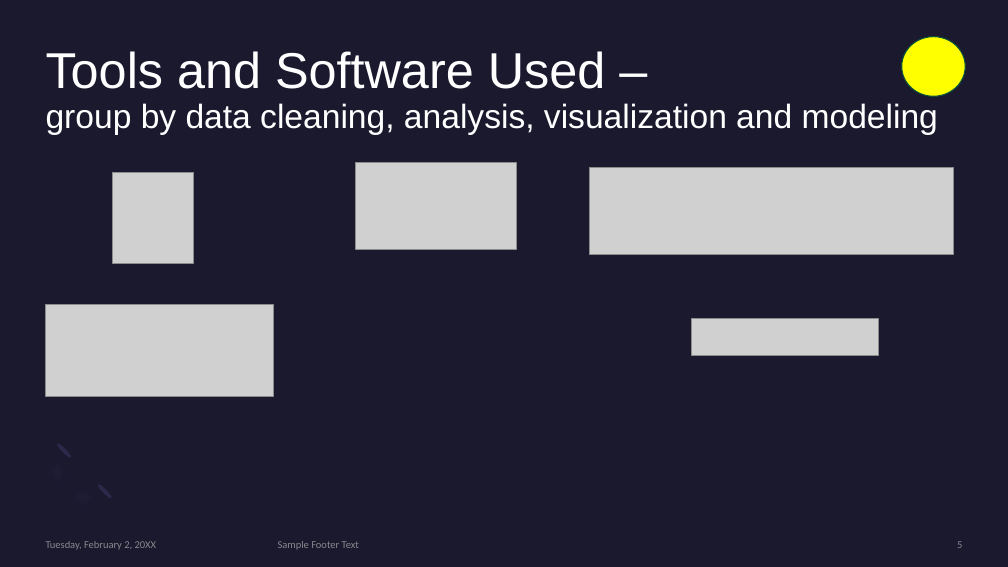
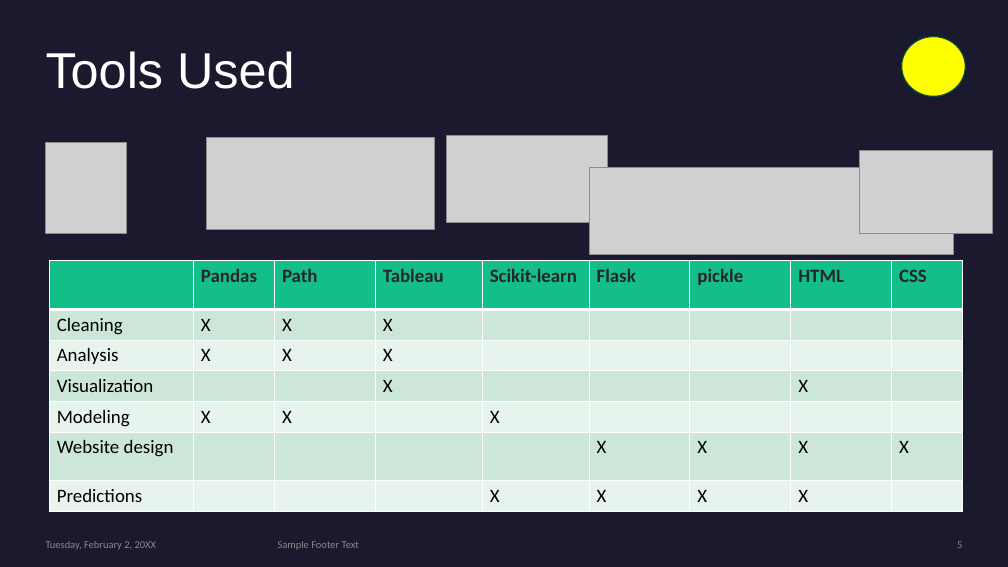
Before and after one commit to CMccormick0003/Data_Science_Salary_Trends, a slide deck: slide 5 of Presentation/draft_presentation_salaries_2023.pptx. Drawn at 1008x567 pixels with LibreOffice and Linux fonts; fonts in the diff are those of the drawing; grey boxes stand for pictures. Boxes give left, top, right and bottom in pixels: in the first picture for what was removed or moved away, otherwise in the second. Text is boxed around its words. In the diff, an @@ line names an element or a change of style, - is before the commit and + after.

```diff
--- a/Presentation/draft_presentation_salaries_2023.pptx
+++ b/Presentation/draft_presentation_salaries_2023.pptx
@@ title at (46, 51, 295, 89): text changed; size 32 to 48 pt @@
-Tools and Software Used –
-group by data cleaning, analysis, visualization and modeling
+Tools Used
@@ picture: place and size @@
-picture at (113, 172, 194, 263)
+picture at (45, 142, 126, 233)
@@ picture: place and size @@
-picture at (45, 304, 273, 396)
+picture at (207, 138, 435, 230)
@@ picture: place and size @@
-picture at (356, 163, 516, 249)
+picture at (447, 135, 607, 222)
@@ picture added at (860, 150, 992, 234) @@
@@ table added at (49, 261, 961, 513), 7 rows, 9 columns @@
+ | Pandas | Path | Tableau | Scikit-learn | Flask | pickle | HTML | CSS
+Cleaning | X | X | X |  |  |  |  | 
+Analysis | X | X | X |  |  |  |  | 
+Visualization |  |  | X |  |  |  | X | 
+Modeling | X | X |  | X |  |  |  | 
+Website design |  |  |  |  | X | X | X | X
+Predictions |  |  |  | X | X | X | X | 
@@ picture removed at (692, 318, 879, 355) @@
```
Also in this commit, not shown: 5 other slides changed.
